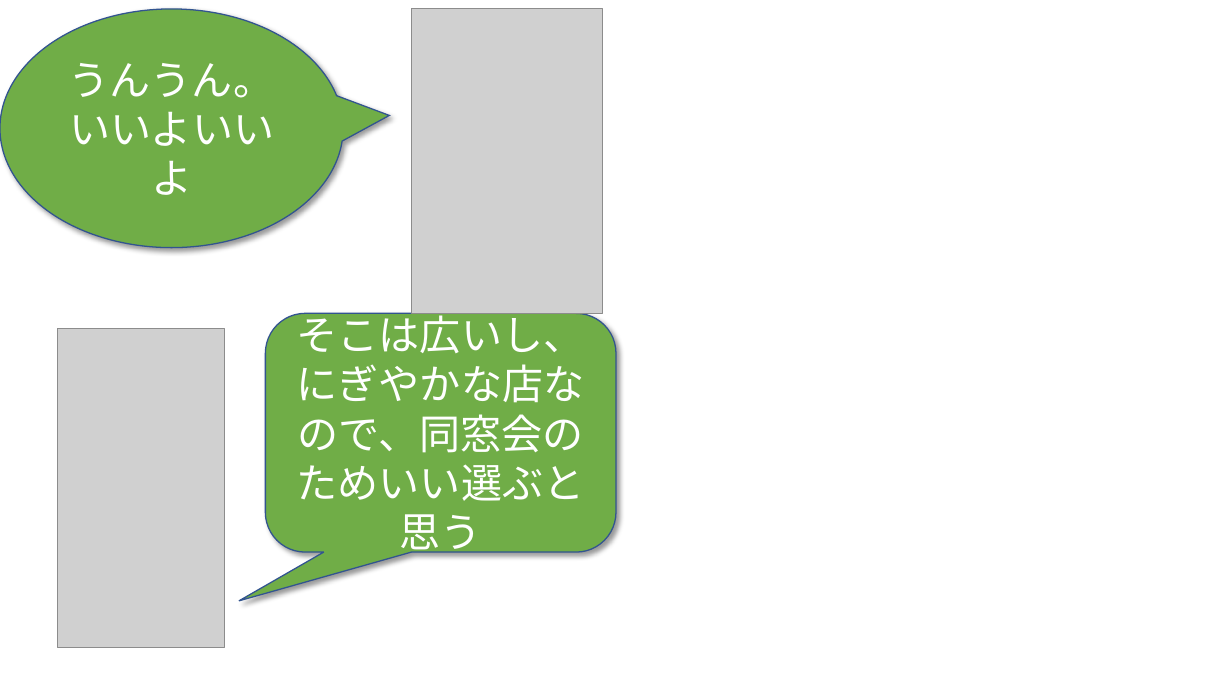
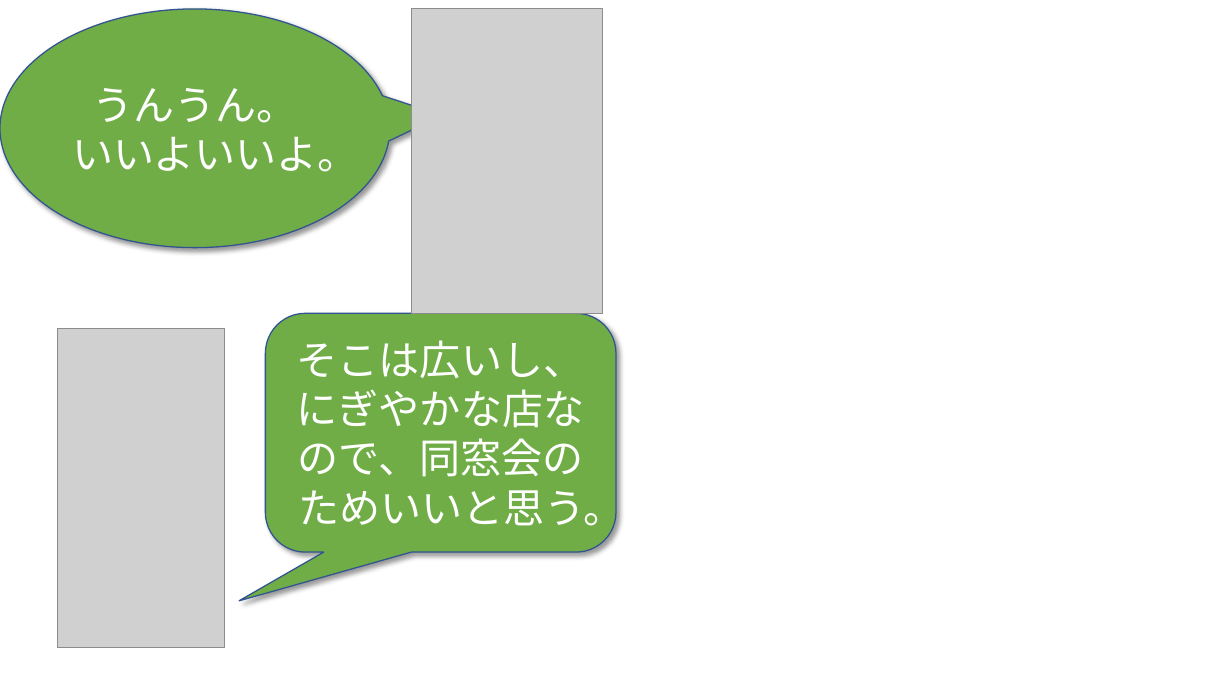
Before and after one commit to phuchung97/phuchung97.github.io, a slide deck: slide 9 of design/story.pptx. Drawn at 1232x693 pixels with LibreOffice and Linux fonts; fonts in the diff are those of the drawing; grey boxes stand for pictures; background and template pictures are left out. Boxes give left, top, right and bottom in pixels: in the first picture for what was removed or moved away, otherwise in the second. Text is boxed around its words. In the diff, an @@ line names an element or a change of style, - is before the commit and + after.

```diff
--- a/design/story.pptx
+++ b/design/story.pptx
@@ speech bubble "うんうん。": place and size @@
-speech bubble "うんうん。" at bbox=[0, 9, 343, 248]
+speech bubble "うんうん。" at bbox=[0, 9, 390, 248]
@@ text in speech bubble at bbox=[72, 136, 358, 172]: text changed @@
-いいよいいよ
+いいよいいよ。
@@ text in rounded speech box at bbox=[297, 340, 624, 533]: text changed @@
-そこは広いし、にぎやかな店なので、同窓会のためいい選ぶと思う
+そこは広いし、にぎやかな店なので、同窓会のためいいと思う。
```
Also in this commit, not shown: 16 other slides changed, 24 other files.
